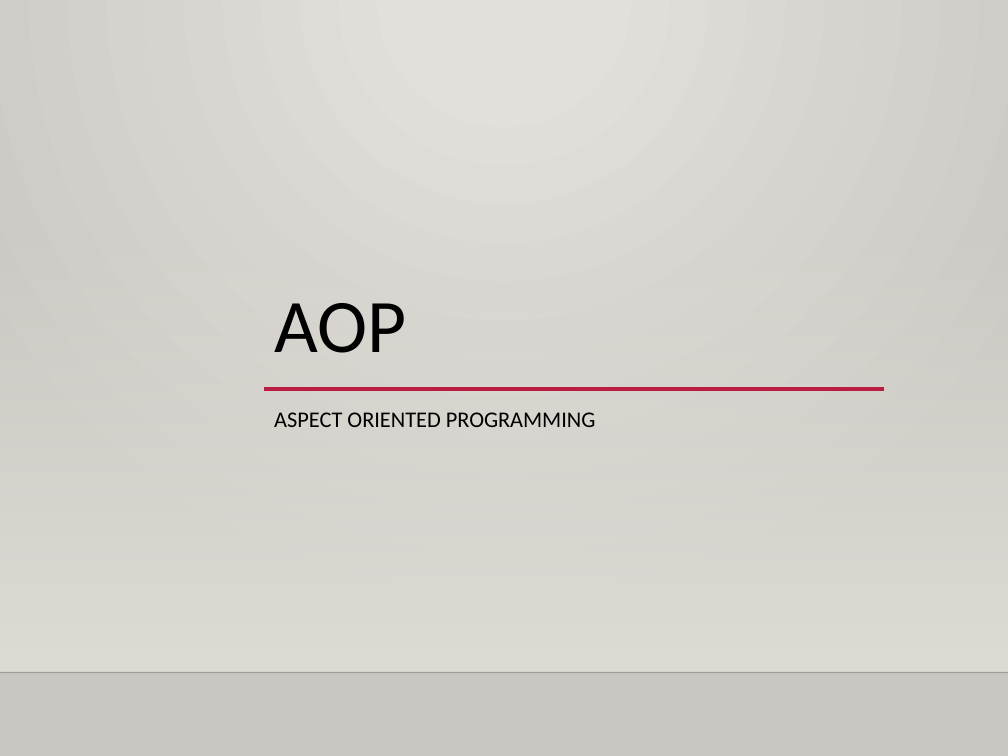
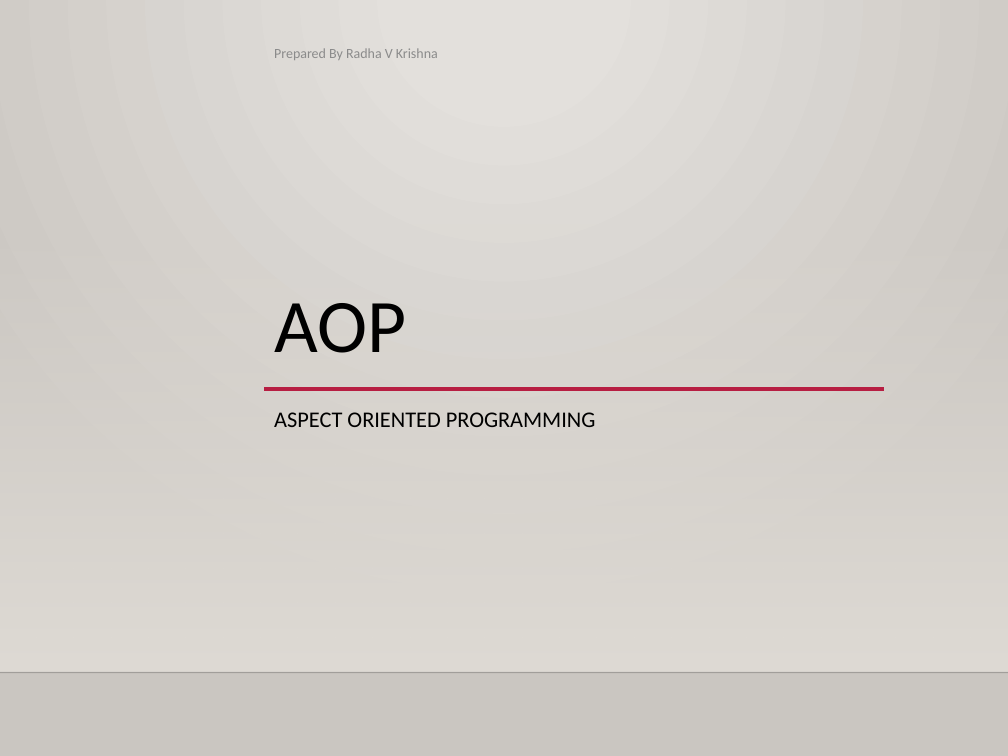
Before and after one commit to jaganspringboot/radhavkrishna1994, a slide deck: slide 1 of Springmaterial/ppts/AOP.pptx. Drawn at 1008x756 pixels with LibreOffice and Linux fonts; fonts in the diff are those of the drawing; background and template pictures are left out. Boxes give left, top, right and bottom in pixels: in the first picture for what was removed or moved away, otherwise in the second. Text is boxed around its words. In the diff, an @@ line names an element or a change of style, - is before the commit and + after.

```diff
--- a/Springmaterial/ppts/AOP.pptx
+++ b/Springmaterial/ppts/AOP.pptx
@@ text added at [274, 48, 438, 60], 10 pt, text #8C8C8C @@
+Prepared By Radha V Krishna
```
Also in this commit, not shown: 9 other slides changed, 1 slide added, 1 slide removed, 3 other files.
